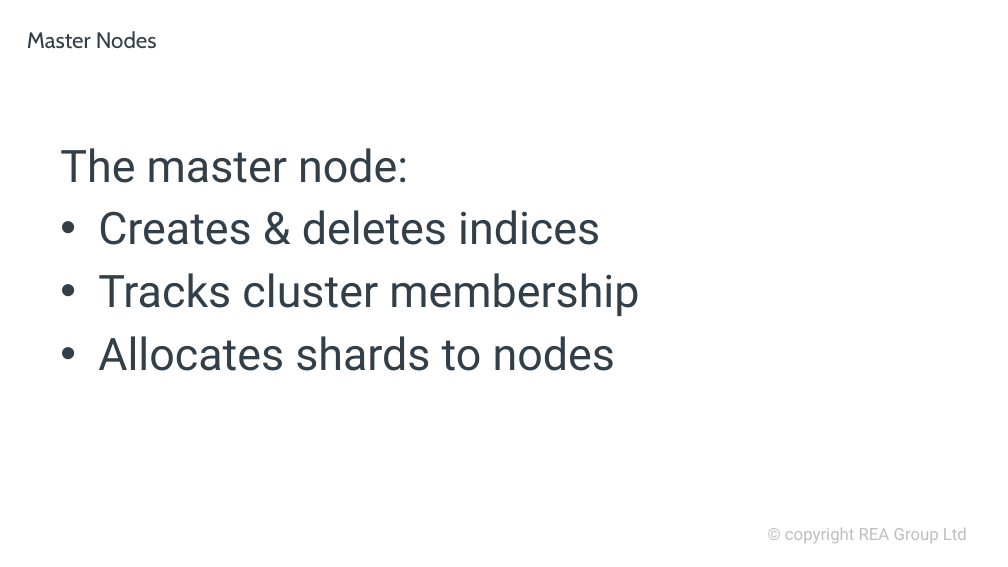
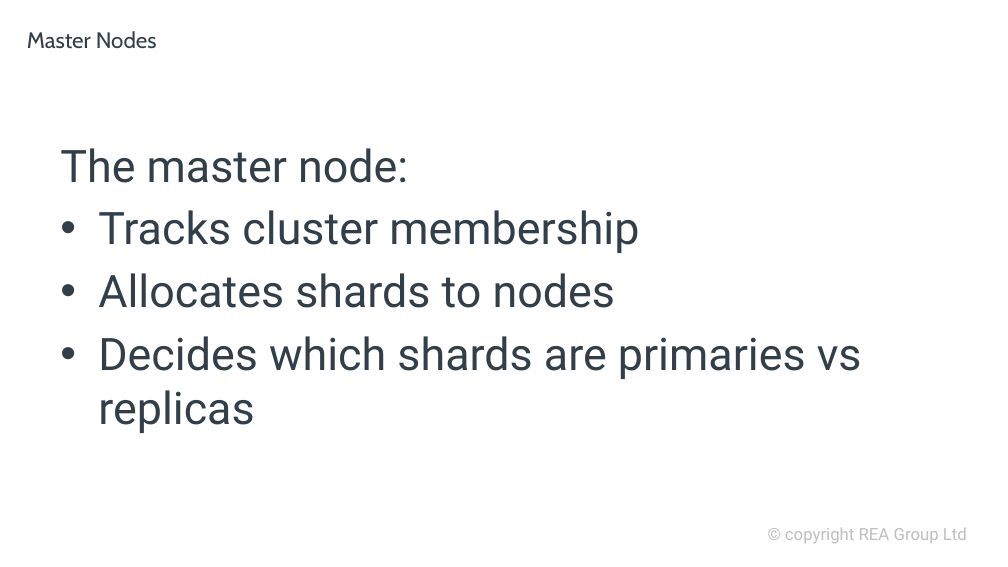
Before and after one commit to davidbkemp/advanced-elasticsearch-training, a slide deck: slide 13 of ElasticsearchOps.pptx. Drawn at 1008x567 pixels with LibreOffice and Linux fonts; fonts in the diff are those of the drawing; background and template pictures are left out. Boxes give left, top, right and bottom in pixels: in the first picture for what was removed or moved away, otherwise in the second. Text is boxed around its words. In the diff, an @@ line names an element or a change of style, - is before the commit and + after.

```diff
--- a/ElasticsearchOps.pptx
+++ b/ElasticsearchOps.pptx
@@ text at (98,210,600,245): paragraph removed @@
-• Creates & deletes indices
@@ text at (98,336,862,433): paragraph added @@
+• Decides which shards are primaries vs replicas
```
Also in this commit, not shown: 7 other slides changed, 2 slides removed.
